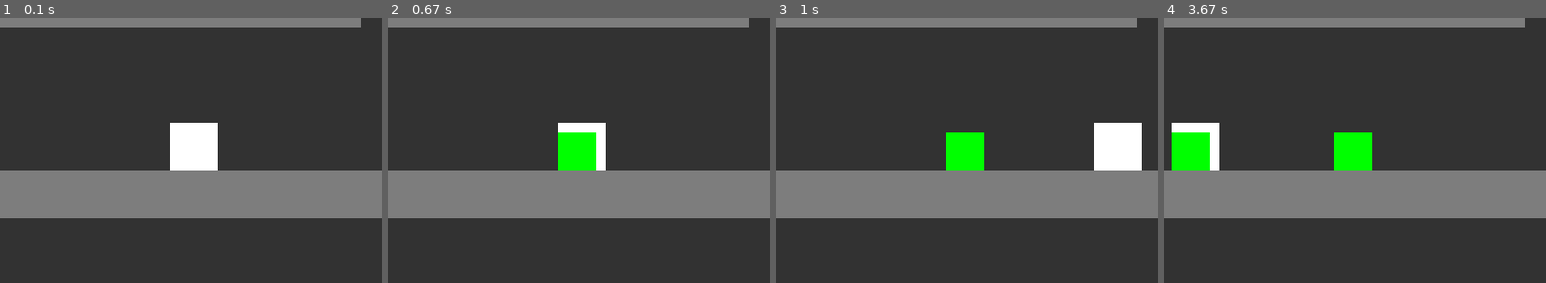
Above: before the commit, frames 1-4 (left to right).
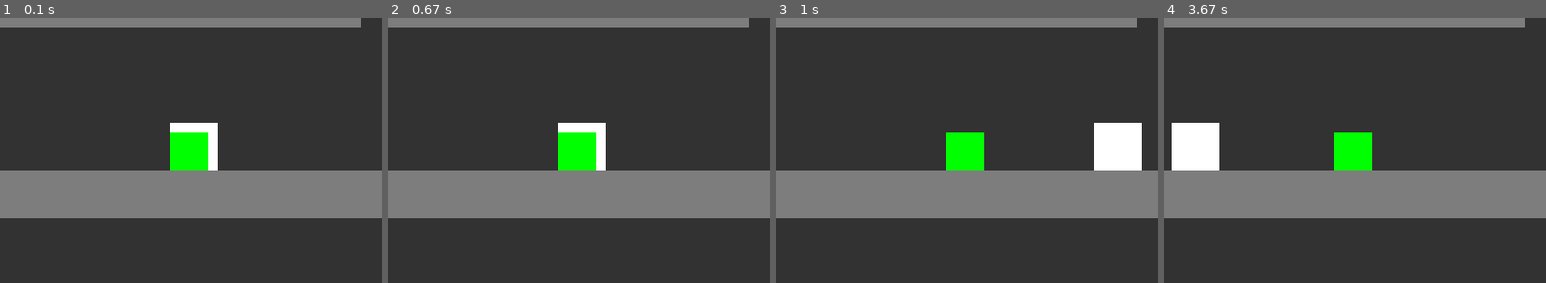
Above: after the commit, the same moments.

Repository: DJan03/ThrowTheBox_pygame
Game: pygame game, started from main.py
The game is run twice, just before and just after one commit, with the same random seed, the same clock (stepped at 60 frames per second) and the same inputs.
Inputs:
- Up to frame 1 (0.1 s): no input
- Up to frame 2 (0.67 s): tap Space at 0.33 s
- Up to frame 3 (1 s): hold Right from 0.67 s (still down)
- Up to frame 4 (3.67 s): release Right at 1.13 s; hold Right 1.5-1.97 s; hold Left 2-2.53 s; hold Left 2.9-3.3 s; hold Up from 3.33 s (still down); tap Space at 3.4 s
The pictures show only the part of the screen within x 28-78%, y 35-85%; the shares and areas given below are measured in that part.

The runs differ from the first frame. In frame 1, 1.4% of the frame differs, in the area x 44-55%, y 43-58%; in frame 2, nothing differs; in frame 3, nothing differs; in frame 4, 1.4%.

Commit message:
holding and trowhing boxes

Diff:
--- a/main.py
+++ b/main.py
@@ -22,7 +22,7 @@
 class Box(pygame.sprite.Sprite):
     color = (0, 255, 0)
 
-    def __init__(self, group, x, y, velocity_x, velocity_y):
+    def __init__(self, group, x, y, apply_velocity=True, velocity_x=0, velocity_y=0):
         super().__init__(group)
 
         self.image = pygame.Surface((40, 40))
@@ -34,35 +34,41 @@
         self.velocity_x = velocity_x
         self.velocity_y = velocity_y
 
+        self.apply_velocity = apply_velocity
+
     def update(self, blocks, *args):
-        self.rect.x += self.velocity_x
-
-        block_hit_list = pygame.sprite.spritecollide(self, blocks, False)
-        for block in block_hit_list:
-            if self.velocity_x > 0:
-                self.rect.right = block.rect.left
-                self.velocity_x = -abs(self.velocity_x) // 2
-            elif self.velocity_x < 0:
-                self.rect.left = block.rect.right
-                self.velocity_x = abs(self.velocity_x) // 2
-
-        self.velocity_y += GRAVITY
-        self.rect.y += self.velocity_y
-
-        block_hit_list = pygame.sprite.spritecollide(self, blocks, False)
-        for block in block_hit_list:
-            if self.velocity_y > 0:
-                self.rect.bottom = block.rect.top
-                self.velocity_x = self.velocity_x // 2
-                self.velocity_y = -abs(self.velocity_x) // 2
-            elif self.velocity_y < 0:
-                self.rect.top = block.rect.bottom
-                self.velocity_x = self.velocity_x // 2
-                self.velocity_y = self.velocity_x // 2
-
-        if abs(self.velocity_x) <= 2:
-            self.velocity_x = 0
-
+        if self.apply_velocity:
+            self.rect.x += self.velocity_x
+
+            block_hit_list = pygame.sprite.spritecollide(self, blocks, False)
+            for block in block_hit_list:
+                if self.velocity_x > 0:
+                    self.rect.right = block.rect.left
+                    self.velocity_x = -abs(self.velocity_x) // 2
+                elif self.velocity_x < 0:
+                    self.rect.left = block.rect.right
+                    self.velocity_x = abs(self.velocity_x) // 2
+
+            self.velocity_y += GRAVITY
+            self.rect.y += self.velocity_y
+
+            block_hit_list = pygame.sprite.spritecollide(self, blocks, False)
+            for block in block_hit_list:
+                if self.velocity_y > 0:
+                    self.rect.bottom = block.rect.top
+                    self.velocity_x = self.velocity_x // 2
+                    self.velocity_y = -abs(self.velocity_x) // 2
+                elif self.velocity_y < 0:
+                    self.rect.top = block.rect.bottom
+                    self.velocity_x = self.velocity_x // 2
+                    self.velocity_y = self.velocity_x // 2
+
+            if abs(self.velocity_x) <= 2:
+                self.velocity_x = 0
+
+    def set_velocity(self, x, y):
+        self.velocity_x = x
+        self.velocity_y = y
 
 class Player(pygame.sprite.Sprite):
     def __init__(self, group: pygame.sprite.Group, image: pygame.Surface, left, right, up, down, use):
@@ -93,6 +99,8 @@
 
         self.ready_to_jump = False
 
+        self.holding_box = None
+
     def control(self, event):
         if event.type == pygame.KEYDOWN:
             for key in self.keys:
@@ -106,7 +114,7 @@
                     self.keys[key] = False
                     break
 
-    def update(self, blocks, boxes):
+    def update(self, blocks, boxes: List[Box]):
         # change velocity
         if self.keys[self.LEFT] and self.keys[self.RIGHT]:
             self.velocity_x = 0
@@ -128,13 +136,9 @@
 
         if self.impulse_x != 0:
             if self.impulse_x > 0:
-                self.impulse_x -= 2
+                self.impulse_x -= 1
             else:
-                self.impulse_x += 2
-        # drop boxes
-        if self.keys[self.USE]:
-            self.keys[self.USE] = False
-            boxes.append(Box(self.groups()[0], self.rect.x, self.rect.y, self.velocity_x * 7, self.velocity_y))
+                self.impulse_x += 1
 
 
         # apply veloticy
@@ -180,6 +184,21 @@
 
             self.velocity_y = 0
 
+        # boxes
+        if self.holding_box == None and self.keys[self.USE]:
+            box = pygame.sprite.spritecollideany(self, boxes)
+            if box != None:
+                self.holding_box = boxes.pop(boxes.index(box))
+                self.holding_box.apply_velocity = False
+        if self.holding_box != None and self.keys[self.USE]:
+            self.holding_box.rect.x = self.rect.x
+            self.holding_box.rect.y = self.rect.y
+
+        if self.holding_box != None and self.keys[self.USE] == False:
+            self.holding_box.set_velocity(self.velocity_x * 7, self.velocity_y * 3)
+            self.holding_box.apply_velocity = True
+            boxes.append(self.holding_box)
+            self.holding_box = None
 
 def main():
     pygame.init()
@@ -193,6 +212,7 @@
     player = Player(sprite_group, square, pygame.K_LEFT, pygame.K_RIGHT, pygame.K_UP, pygame.K_DOWN, pygame.K_SPACE)
 
     boxes = []
+    boxes.append(Box(sprite_group, WIDTH // 2, HEIGHT // 2))
 
     blocks = []
     blocks.append(Block(sprite_group, 0, 0, WIDTH, 50))             #top
